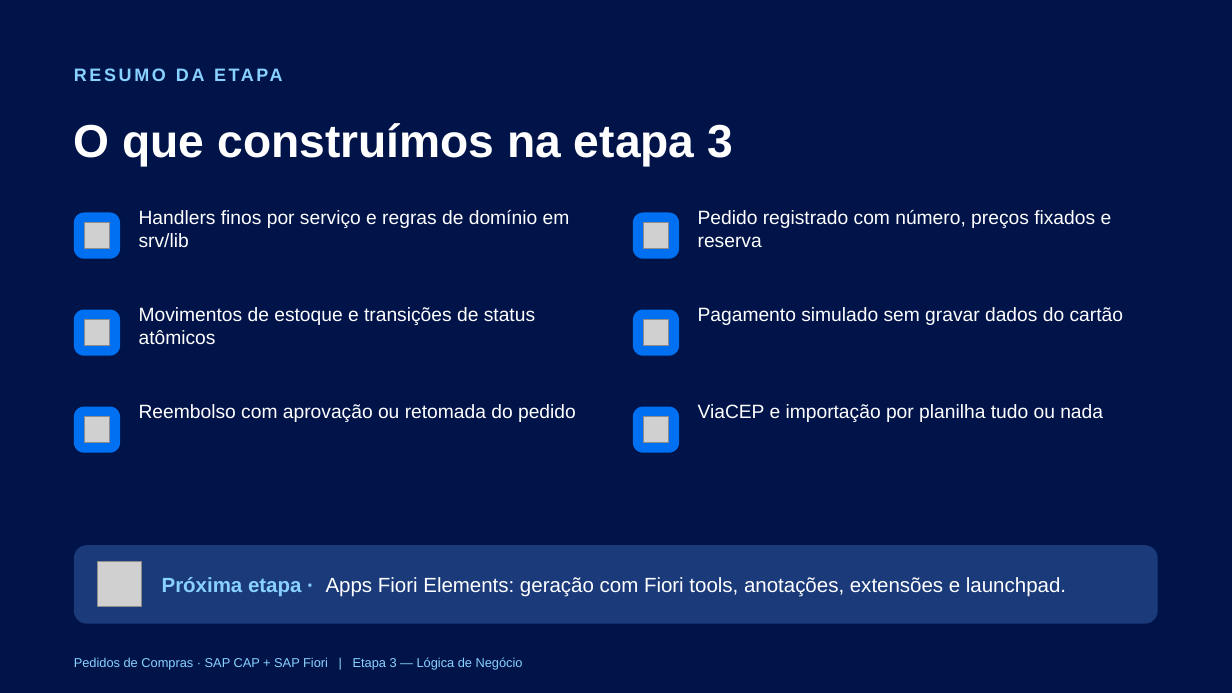
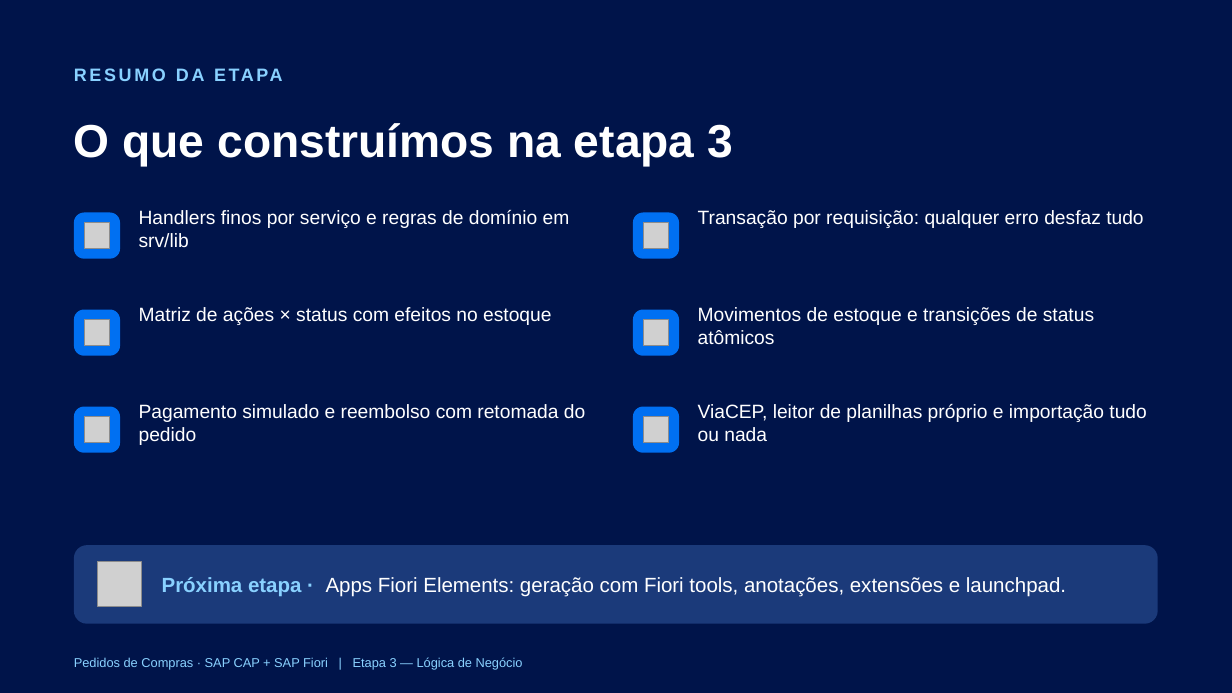
Before and after one commit to AdrianoBispo/sap-cap-nodejs-pedidos-de-compras-app, a slide deck: slide 19 of docs/apresentacoes/03-logica-de-negocio.pptx (slide 13 before the commit). Drawn at 1232x693 pixels with LibreOffice and Linux fonts; fonts in the diff are those of the drawing; grey boxes stand for pictures. Boxes give left, top, right and bottom in pixels: in the first picture for what was removed or moved away, otherwise in the second. Text is boxed around its words. In the diff, an @@ line names an element or a change of style, - is before the commit and + after.

```diff
--- a/docs/apresentacoes/03-logica-de-negocio.pptx
+++ b/docs/apresentacoes/03-logica-de-negocio.pptx
@@ text at box(698, 210, 1143, 228): text changed @@
-Pedido registrado com número, preços fixados e reserva
+Transação por requisição: qualquer erro desfaz tudo
@@ text at box(139, 307, 551, 325): text changed @@
-Movimentos de estoque e transições de status atômicos
+Matriz de ações × status com efeitos no estoque
@@ text at box(698, 307, 1094, 345): text changed @@
-Pagamento simulado sem gravar dados do cartão
+Movimentos de estoque e transições de status atômicos
@@ text at box(139, 404, 585, 445): text changed @@
-Reembolso com aprovação ou retomada do pedido
+Pagamento simulado e reembolso com retomada do pedido
@@ text at box(698, 404, 1146, 442): text changed @@
-ViaCEP e importação por planilha tudo ou nada
+ViaCEP, leitor de planilhas próprio e importação tudo ou nada
```
Also in this commit, not shown: 2 other slides changed, 6 slides added, 10 other files.
